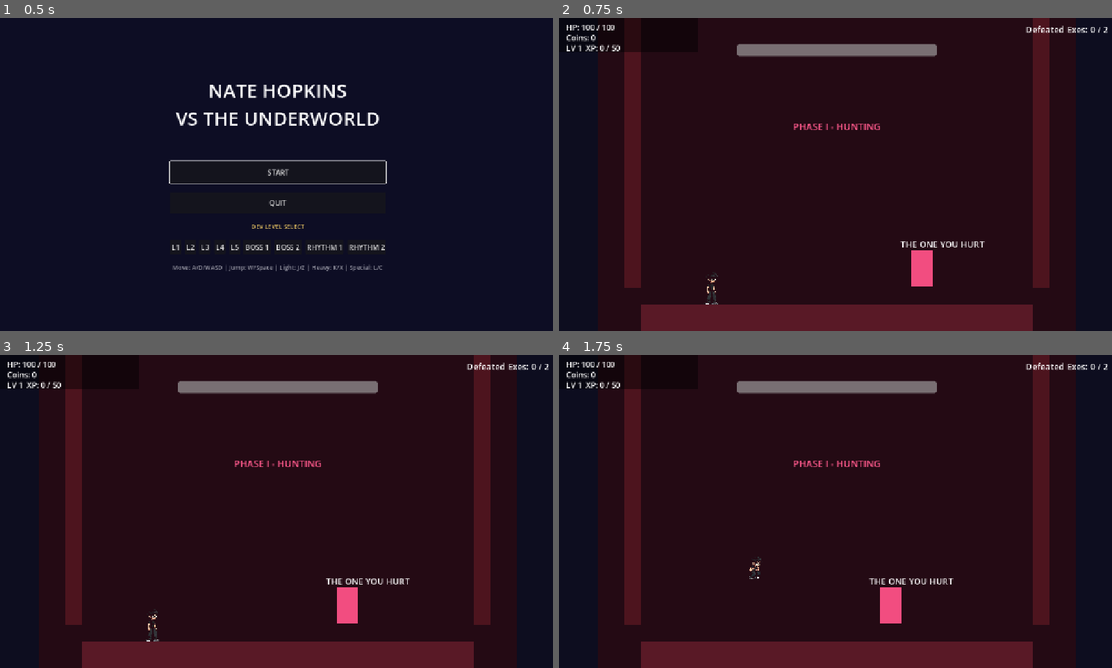
Above: before the commit, frames 1-4 (two rows, left to right).
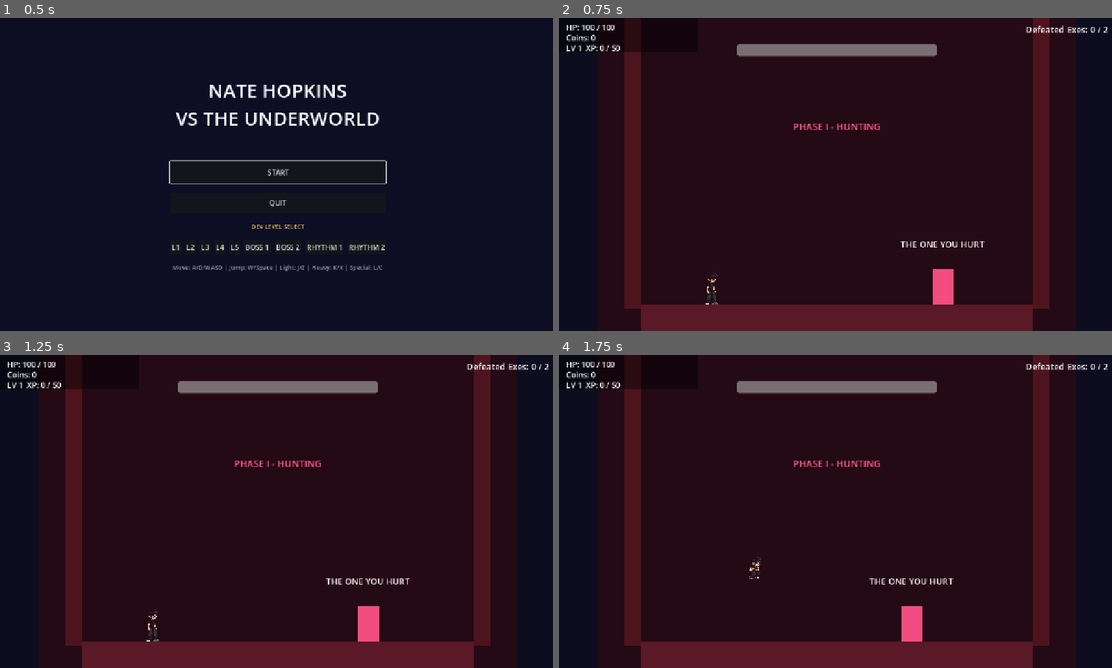
Above: after the commit, the same moments.

Repository: nasiftahmid-ux/Nate_Hopkins_vs._the_underworld
Game: Godot game, scene res://scenes/ui/main.tscn
Two runs of this game, one before a commit and one after it. Both use one fixed random seed, a clock stepped at 60 frames per second and the inputs below.
Inputs (mouse positions are in pixels of both pictures, inside the frame that each line leads up to):
- Up to frame 1 (0.5 s): no input
- Up to frame 2 (0.75 s): click "BOSS 1" at 0.5 s
- Up to frame 3 (1.25 s): no input
- Up to frame 4 (1.75 s): tap Enter (ui_accept) at 1.25 s; move the mouse to (957, 495) at 1.27 s; hold D (move_right) from 1.28 s (still down); hold J (attack) from 1.28 s (still down); click (957, 495) at 1.42 s; tap W (jump) at 1.52 s

Frame 1 is identical in both runs. In frame 2, 1.3% of the frame differs, in the area x 11-89%, y 74-93%; in frame 3, 1.3%; in frame 4, 1.3%.

Commit message:
Seal the boss arena and stop the boss clipping through it
The arena walls were 800 tall centred on y=0, so they ended at y=400 while
the floor's top surface sits at y=440, leaving a 40px unsealed slot at each
side that a body could slip through. Extend the wall shapes past the floor.

TELEPORT assigns global_position directly and so bypasses move_and_slide,
meaning it inherited no collision correction. Copying the player's y buried
the boss 10px in the floor whenever the player was standing; snap to the
floor line using the body's half height instead.

The Body ColorRect sat entirely above the origin and had no pivot_offset, so
the scale.x = -1 facing flip mirrored it about its top-left corner and shifted
it a full width sideways into the wall. Centre it on the origin and pin the
pivot so it flips in place.

Diff:
--- a/scenes/bosses/boss.gd
+++ b/scenes/bosses/boss.gd
@@ -18,6 +18,9 @@
 const ARENA_RIGHT := 840.0
 const ARENA_TOP := -260.0
 const ARENA_FLOOR := 440.0
+## Half the boss collision box's height, so code that assigns global_position
+## directly can place it exactly where physics would have rested it.
+const BODY_HALF_HEIGHT := 42.0
 
 const PHASE2_RATIO := 0.66
 const PHASE3_RATIO := 0.33
@@ -200,8 +203,8 @@
 
 	move_and_slide()
 
-	if global_position.y > ARENA_FLOOR + 40.0 or global_position.y < ARENA_TOP:
-		global_position.y = ARENA_FLOOR - 40.0
+	if global_position.y > ARENA_FLOOR - BODY_HALF_HEIGHT + 40.0 or global_position.y < ARENA_TOP:
+		global_position.y = ARENA_FLOOR - BODY_HALF_HEIGHT
 		velocity.y = 0.0
 	global_position.x = clampf(global_position.x, ARENA_LEFT - 40.0, ARENA_RIGHT + 40.0)
 
@@ -412,6 +415,11 @@
 					side = 1.0
 				global_position = player.global_position + Vector2(side * 250.0, 0.0)
 				global_position.x = clampf(global_position.x, ARENA_LEFT, ARENA_RIGHT)
+				# A teleport writes global_position directly, so it never goes
+				# through move_and_slide and inherits no collision correction.
+				# Copying the player's y therefore buries the boss in the floor
+				# whenever the player is standing. Snap to the floor line instead.
+				global_position.y = ARENA_FLOOR - BODY_HALF_HEIGHT
 			teleport_cooldown = 4.0
 		return
 	collision_layer = 1
--- a/scenes/bosses/boss.tscn
+++ b/scenes/bosses/boss.tscn
@@ -15,9 +15,10 @@
 
 [node name="Body" type="ColorRect" parent="."]
 offset_left = -24.0
-offset_top = -84.0
+offset_top = -42.0
 offset_right = 24.0
-offset_bottom = 0.0
+offset_bottom = 42.0
+pivot_offset = Vector2(24, 42)
 color = Color(0.95, 0.3, 0.5, 1)
 
 [node name="CollisionShape2D" type="CollisionShape2D" parent="."]
--- a/scenes/bosses/boss_arena.tscn
+++ b/scenes/bosses/boss_arena.tscn
@@ -9,7 +9,7 @@
 size = Vector2(900, 60)
 
 [sub_resource type="RectangleShape2D" id="wall_shape"]
-size = Vector2(40, 800)
+size = Vector2(40, 900)
 
 [sub_resource type="RectangleShape2D" id="door_shape"]
 size = Vector2(56, 64)
@@ -47,7 +47,7 @@
 offset_left = -20.0
 offset_top = -400.0
 offset_right = 20.0
-offset_bottom = 400.0
+offset_bottom = 450.0
 color = Color(0.3, 0.08, 0.12, 1)
 
 [node name="WallR" type="StaticBody2D" parent="."]
@@ -60,7 +60,7 @@
 offset_left = -20.0
 offset_top = -400.0
 offset_right = 20.0
-offset_bottom = 400.0
+offset_bottom = 450.0
 color = Color(0.3, 0.08, 0.12, 1)
 
 [node name="Player" parent="." instance=ExtResource("1_player")]
